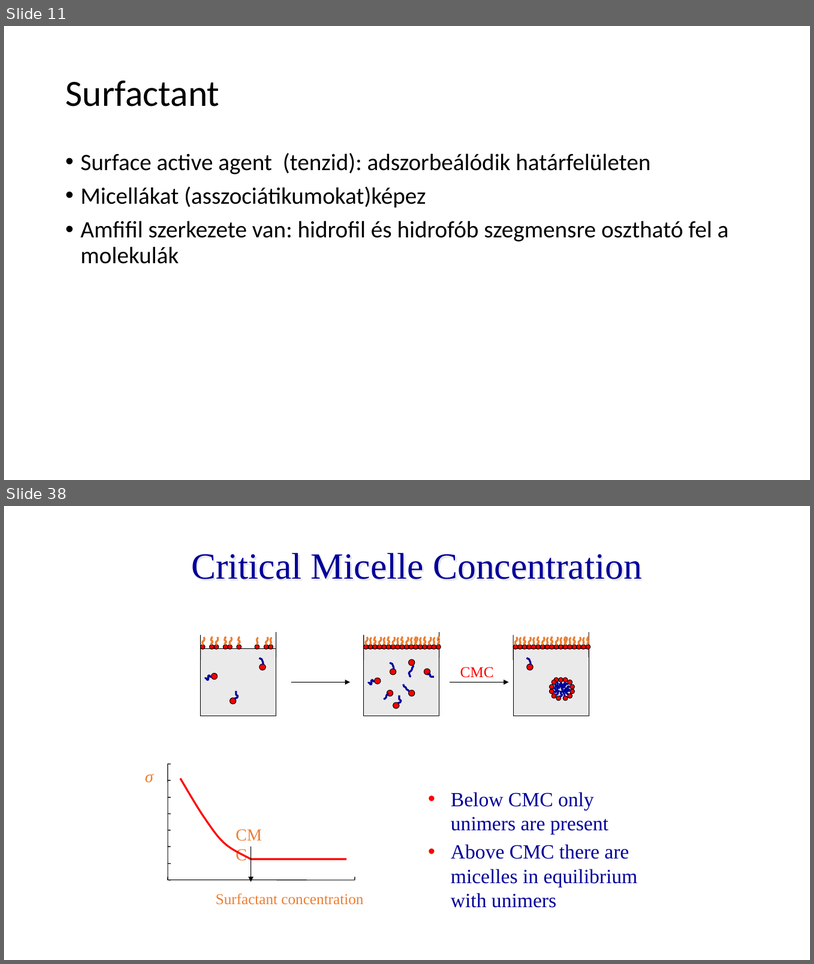
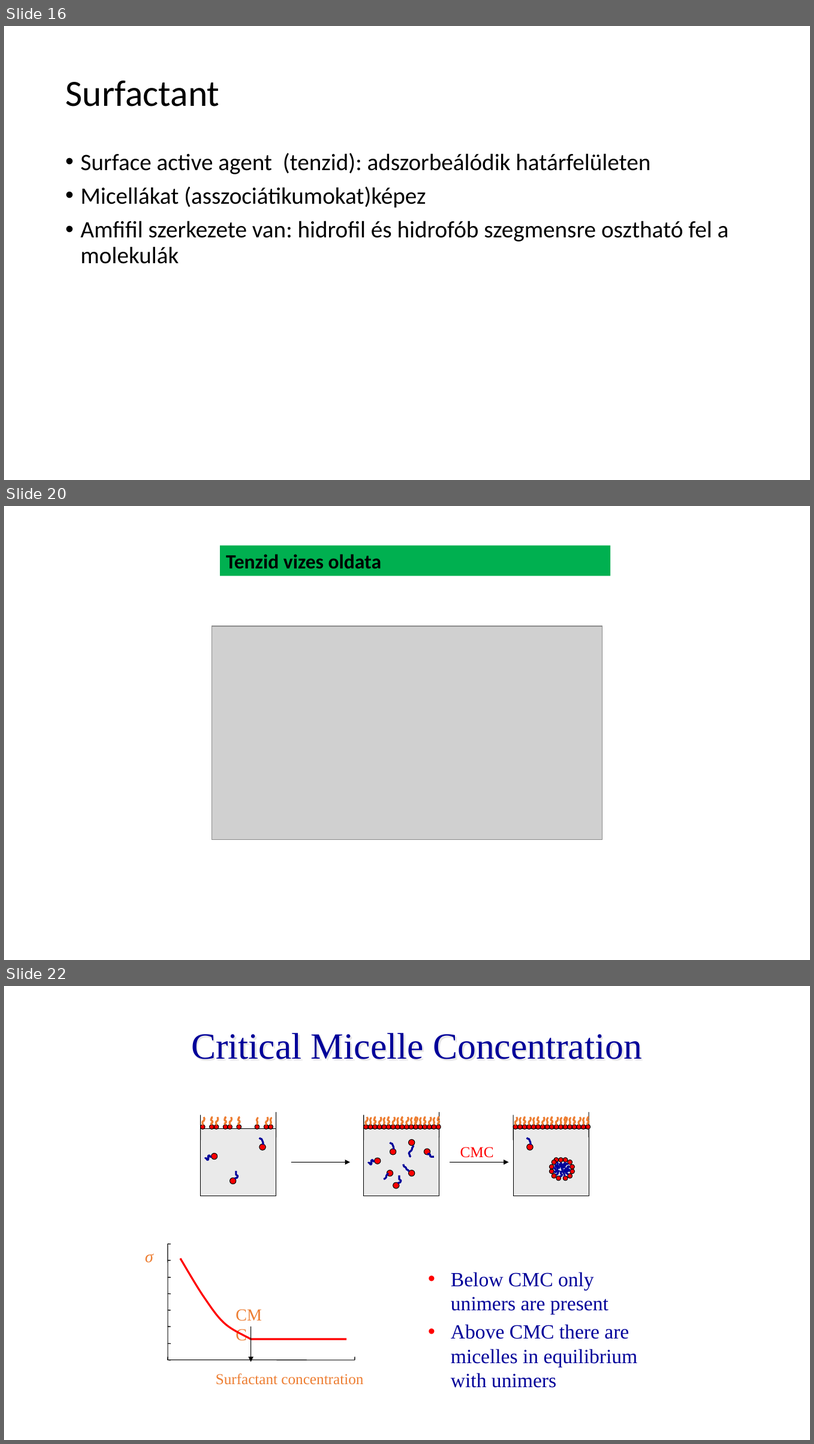
Before and after one commit to LilianaBohus/chemistry-presenations, a slide deck: formulations-and-surfactants.pptx. Shown one above the other, each under a label of ours: slides 11 and 38 before the commit, slides 16, 20 and 22 after it; the slides between them are not shown. The pictures are 814x964 and 814x1444 pixels, drawn with LibreOffice and Linux fonts; fonts in the diff are those of the drawing; grey boxes stand for pictures. Boxes give left, top, right and bottom in pixels: in the first picture for what was removed or moved away, otherwise in the second. Text is boxed around its words. In the diff, an @@ line names an element or a change of style, - is before the commit and + after.

```diff
--- a/formulations-and-surfactants.pptx
+++ b/formulations-and-surfactants.pptx
@@ slide 20 added at box(4, 506, 810, 960), background #FFFFFF @@
@@ rectangle added at box(220, 546, 611, 576), fill #00B050, 24 pt, text #000000, bold @@
+Tenzid vizes oldata
@@ picture added at box(212, 626, 603, 840) @@
@@ what was slide 11 is now slide 16 @@
@@ what was slide 38 is now slide 22 @@
```
Also in this commit, not shown: 4 slides changed, 7 other slides added, 5 slides removed.
